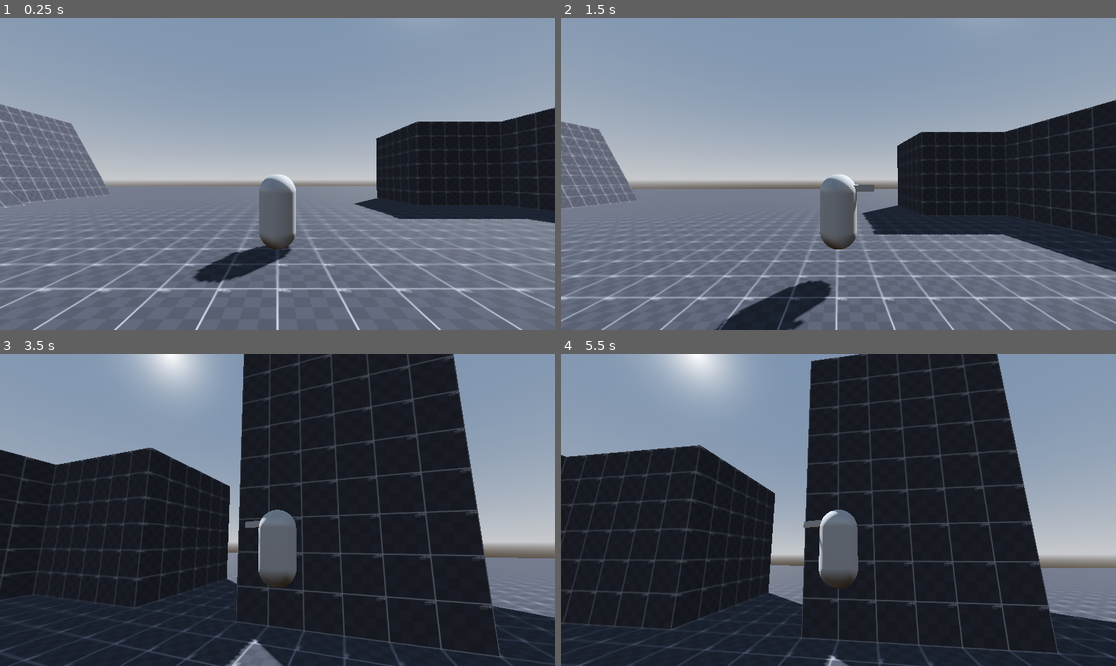
Above: before the commit, frames 1-4 (two rows, left to right).
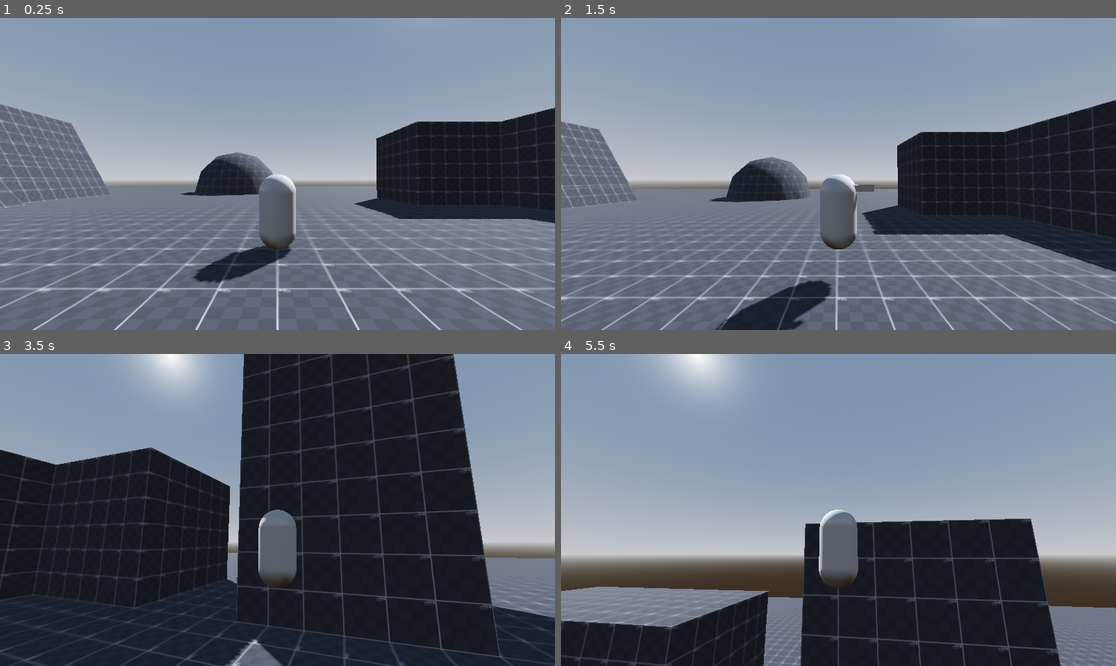
Above: after the commit, the same moments.

Repository: freddder/MountainGame
Game: Godot game, scene res://main_level.tscn
Two runs of this game, one before a commit and one after it. Both use one fixed random seed, a clock stepped at 60 frames per second and the inputs below.
Inputs (mouse positions are in pixels of both pictures, inside the frame that each line leads up to):
- Up to frame 1 (0.25 s): no input
- Up to frame 2 (1.5 s): tap Enter at 0.5 s; move the mouse to (960, 158) at 0.52 s; hold D (move_right) 0.53-1.28 s; hold Space (jump) 0.53-1.28 s; move the mouse to (727, 189) at 1.27 s; hold S (move_back) from 1.28 s (still down); click (727, 189) at 1.35 s
- Up to frame 3 (3.5 s): tap Space (jump) at 1.52, 1.55, 1.82, 3.02, 3.05, 3.32 s; move the mouse to (288, 503) at 2.02 s; release S (move_back) at 2.03 s; hold Space (jump) 2.03-2.78 s; hold W (move_forward) from 2.03 s (still down); move the mouse to (271, 516) at 2.77 s; click (271, 516) at 2.85 s
- Up to frame 4 (5.5 s): keep holding W (move_forward); move the mouse to (877, 513) at 3.52 s; hold Space (jump) 3.53-4.28 s; move the mouse to (794, 506) at 4.27 s; click (794, 506) at 4.35 s; tap Space (jump) at 4.52, 4.55, 4.82 s; move the mouse to (844, 510) at 5.02 s; hold Space (jump) from 5.03 s (still down)

The runs differ from the first frame. In frame 1, 1.5% of the frame differs, in the area x 32-50%, y 42-58%; in frame 2, 1.7%; in frame 3, less than 0.1%; in frame 4, 47%, in the area x 0-100%, y 0-100%.

Commit message:
WIP climbing 2

Diff:
--- a/Player/player.gd
+++ b/Player/player.gd
@@ -6,7 +6,8 @@
 var camera_input_direction := Vector2.ZERO
 
 @onready var camera_target: Node3D = $CameraTarget
-@onready var mesh: Node3D = $Mesh
+@onready var wall_check: RayCast3D = $Mesh/WallCheck
+@onready var wall_top_check: RayCast3D = $Mesh/WallTopCheck
 
 # Called when the node enters the scene tree for the first time.
 func _ready():
@@ -36,11 +37,6 @@
 
 	move_and_slide()
 
-	var look_pos = global_position + velocity
-	look_pos.y = global_position.y
-	if look_pos != global_position:
-		mesh.look_at(look_pos)
-
 	camera_input_direction = Vector2.ZERO
 
 func _input(event):
@@ -52,16 +48,22 @@
 	if event.is_action_pressed("ui_cancel"):
 		Input.mouse_mode = Input.MOUSE_MODE_VISIBLE
 
-func get_touching_wall() -> KinematicCollision3D:
-	if !is_on_wall():
-		return null
-
+func get_best_wall_collision() -> KinematicCollision3D:
+	var highest_dot = 0
+	var best_collision = null
 	for i in get_slide_collision_count():
 		var collision = get_slide_collision(i)
 		if collision.get_angle() < deg_to_rad(50):
 			continue
 
-		#print(rad_to_deg(collision.get_angle()))
-		return collision
-
-	return null
+		var input_dir = get_input_dir()
+		var target_horizontal = camera_target.transform.basis.z * input_dir.y + camera_target.transform.basis.x * input_dir.x
+		target_horizontal.y = 0
+		var dot = target_horizontal.normalized().dot(-collision.get_normal().normalized()) # wrong as hell
+		if get_slide_collision_count() > 2:
+			print(dot)
+		if dot > highest_dot:
+			highest_dot = dot
+			best_collision = collision
+	print("")
+	return best_collision
--- a/Player/player.tscn
+++ b/Player/player.tscn
@@ -28,6 +28,14 @@
 mesh = SubResource("PrismMesh_8a52o")
 skeleton = NodePath("../..")
 
+[node name="WallCheck" type="RayCast3D" parent="Mesh"]
+transform = Transform3D(1, 0, 0, 0, 1, 0, 0, 0, 1, 0, -0.709849, 0)
+target_position = Vector3(0, 0, -1)
+
+[node name="WallTopCheck" type="RayCast3D" parent="Mesh"]
+transform = Transform3D(1, 0, 0, 0, 1, 0, 0, 0, 1, 0, 0.189604, 0)
+target_position = Vector3(0, 0, -1)
+
 [node name="CollisionShape3D" type="CollisionShape3D" parent="."]
 shape = SubResource("CapsuleShape3D_4lit3")
 
--- a/Player/player_airborne.gd
+++ b/Player/player_airborne.gd
@@ -5,10 +5,12 @@
 @export var fall_acceleration: float = 45.0
 @export var max_fall_speed: float = 75.0
 
-@onready var body: CharacterBody3D = $"../.."
+@onready var body: Player = $"../.."
+@onready var mesh: Node3D = $"../../Mesh"
+@onready var wall_check: RayCast3D = $"../../Mesh/WallCheck"
 
 func enter():
-	print("air")
+	pass
 
 func exit():
 	pass
@@ -21,7 +23,8 @@
 		ChangeState.emit("grounded")
 		return
 
-	if body.is_on_wall() and body.velocity.y < 0.0:
+	var collision = body.get_best_wall_collision()
+	if collision and body.velocity.y < 0.0:
 		ChangeState.emit("climb")
 		return
 
@@ -30,4 +33,7 @@
 	vertical_velocity = clamp(vertical_velocity, -max_fall_speed, max_fall_speed)
 
 	body.velocity.y = vertical_velocity
-	body.get_touching_wall()
+
+	#var look_pos = body.global_position + body.velocity
+	#look_pos.y = body.global_position.y
+	#mesh.look_at(look_pos)
--- a/Player/player_climb.gd
+++ b/Player/player_climb.gd
@@ -8,6 +8,9 @@
 var is_jumping : bool = false
 
 @onready var body: Player = $"../.."
+@onready var mesh: Node3D = $"../../Mesh"
+@onready var wall_check: RayCast3D = $"../../Mesh/WallCheck"
+@onready var wall_top_check: RayCast3D = $"../../Mesh/WallTopCheck"
 
 func enter():
 	body.velocity = Vector3.ZERO
@@ -19,22 +22,43 @@
 	pass
 
 func physics_update(delta: float):
-	var collision = body.get_touching_wall()
-	if !collision:
-		if body.is_on_floor():
-			ChangeState.emit("gounded")
-		else:
-			ChangeState.emit("airborne")
+	if body.is_on_floor():
+		ChangeState.emit("grounded")
 		return
+
+	if !wall_check.is_colliding():
+		ChangeState.emit("airborne")
+		return
+
+	body.get_best_wall_collision()
 
 	# Movement
 	var input : Vector2 = body.get_input_dir()
-
 	if Input.is_action_pressed("jump") and !is_jumping:
 		if input.y > 0.0: # Jump away from wall
 			is_jumping = true
-			var normal = collision.get_normal()
-			print(normal)
+			var normal = wall_check.get_collision_normal()
 			var jump_horizontal_dir = Vector2(normal.x, normal.z).normalized()
 			var jump_dir = Vector3(jump_horizontal_dir.x, 1.0, jump_horizontal_dir.y) * jump_force
 			body.velocity = jump_dir
+			var look_pos = body.global_position + normal
+			mesh.look_at(look_pos)
+			ChangeState.emit("airborne")
+		else:
+			pass # TODO: regular jumping
+		return
+
+	if wall_check.is_colliding() and !wall_top_check.is_colliding():
+		pass # TODO: jump over edge
+
+	var normal = (wall_check.get_collision_normal() + wall_top_check.get_collision_normal()) / 2.0
+	if input != Vector2.ZERO:
+		var rot = -(atan2(normal.z, normal.x) - PI/2)
+		var climb_dir = Vector3(input.x, -input.y, 0.0).rotated(Vector3.UP, rot).normalized()
+		body.velocity = climb_dir * climb_speed - normal * 0.5
+		body.velocity += -normal.normalized() * 0.5
+	else:
+		body.velocity = -normal.normalized() * 0.5
+
+	var look_pos = body.global_position - normal
+	mesh.look_at(look_pos)
--- a/Player/player_grounded.gd
+++ b/Player/player_grounded.gd
@@ -5,11 +5,15 @@
 @export var max_walk_speed: float = 10.0
 var walk_acceleration := 20.0
 
-@onready var body: CharacterBody3D = $"../.."
+@onready var body: Player = $"../.."
 @onready var camera_target: Node3D = $"../../CameraTarget"
+@onready var mesh: Node3D = $"../../Mesh"
+@onready var wall_check: RayCast3D = $"../../Mesh/WallCheck"
 
 func enter():
-	print("ground")
+	var look_pos = body.global_position + body.velocity
+	look_pos.y = body.global_position.y
+	mesh.look_at(look_pos)
 
 func exit():
 	pass
@@ -22,21 +26,30 @@
 		ChangeState.emit("airborne")
 		return
 
-	if body.get_touching_wall():
+	var collision = body.get_best_wall_collision()
+	if !body.is_on_floor() and collision and body.velocity.y < 0.0:
 		ChangeState.emit("climb")
+		return
 
 	var input_direction = body.get_input_dir()
-	var target_horizontasl_velocity = camera_target.transform.basis.z * input_direction.y + camera_target.transform.basis.x * input_direction.x
-	target_horizontasl_velocity.y = 0
-	target_horizontasl_velocity = target_horizontasl_velocity.normalized() * max_walk_speed
+	var target_horizontal_velocity = camera_target.transform.basis.z * input_direction.y + camera_target.transform.basis.x * input_direction.x
+	target_horizontal_velocity.y = 0
+	target_horizontal_velocity = target_horizontal_velocity.normalized() * max_walk_speed
 
 	# Horizontal velocity
 	# velocity = velocity.lerp(target, H\_acc \* delta)
-	var horizontal_velocity := body.velocity.lerp(target_horizontasl_velocity, walk_acceleration * delta)
+	var horizontal_velocity := body.velocity.lerp(target_horizontal_velocity, walk_acceleration * delta)
 
 	# Vertical velocity
 	var vertical_velocity = 0.0
 	if Input.is_action_pressed("jump"):
 		vertical_velocity = 10.0
+	elif collision:
+		if wall_check.get_collision_normal().dot(target_horizontal_velocity) < 0:
+			vertical_velocity = 10.0
 
 	body.velocity = Vector3(horizontal_velocity.x, vertical_velocity, horizontal_velocity.z)
+
+	var look_pos = body.global_position + body.velocity
+	look_pos.y = body.global_position.y
+	mesh.look_at(look_pos)
--- a/State Machine/state_machine.gd
+++ b/State Machine/state_machine.gd
@@ -28,6 +28,7 @@
 	if !new_state:
 		return
 
+	print(new_state_name)
 	if current_state:
 		current_state.exit()
 
--- a/main_level.tscn
+++ b/main_level.tscn
@@ -73,3 +73,23 @@
 transform = Transform3D(1, 0, 0, 0, 1, 0, 0, 0, 1, 19, 4.5, 4)
 size = Vector3(6, 9, 6)
 material = SubResource("StandardMaterial3D_cg5as")
+
+[node name="CSGCylinder3D" type="CSGCylinder3D" parent="CSGCombiner3D"]
+transform = Transform3D(1, 0, 0, 0, 1, 0, 0, 0, 1, 1, 3, 15)
+radius = 6.0
+height = 6.0
+sides = 16
+material = SubResource("StandardMaterial3D_cg5as")
+
+[node name="CSGCylinder3D2" type="CSGCylinder3D" parent="CSGCombiner3D"]
+transform = Transform3D(1, 0, 0, 0, 1, 0, 0, 0, 1, 1, 3, 15)
+operation = 2
+radius = 5.0
+height = 6.0
+sides = 16
+material = SubResource("StandardMaterial3D_cg5as")
+
+[node name="CSGSphere3D" type="CSGSphere3D" parent="CSGCombiner3D"]
+transform = Transform3D(1, 0, 0, 0, 1, 0, 0, 0, 1, -6, 0, -25)
+radius = 6.0
+material = SubResource("StandardMaterial3D_cg5as")
